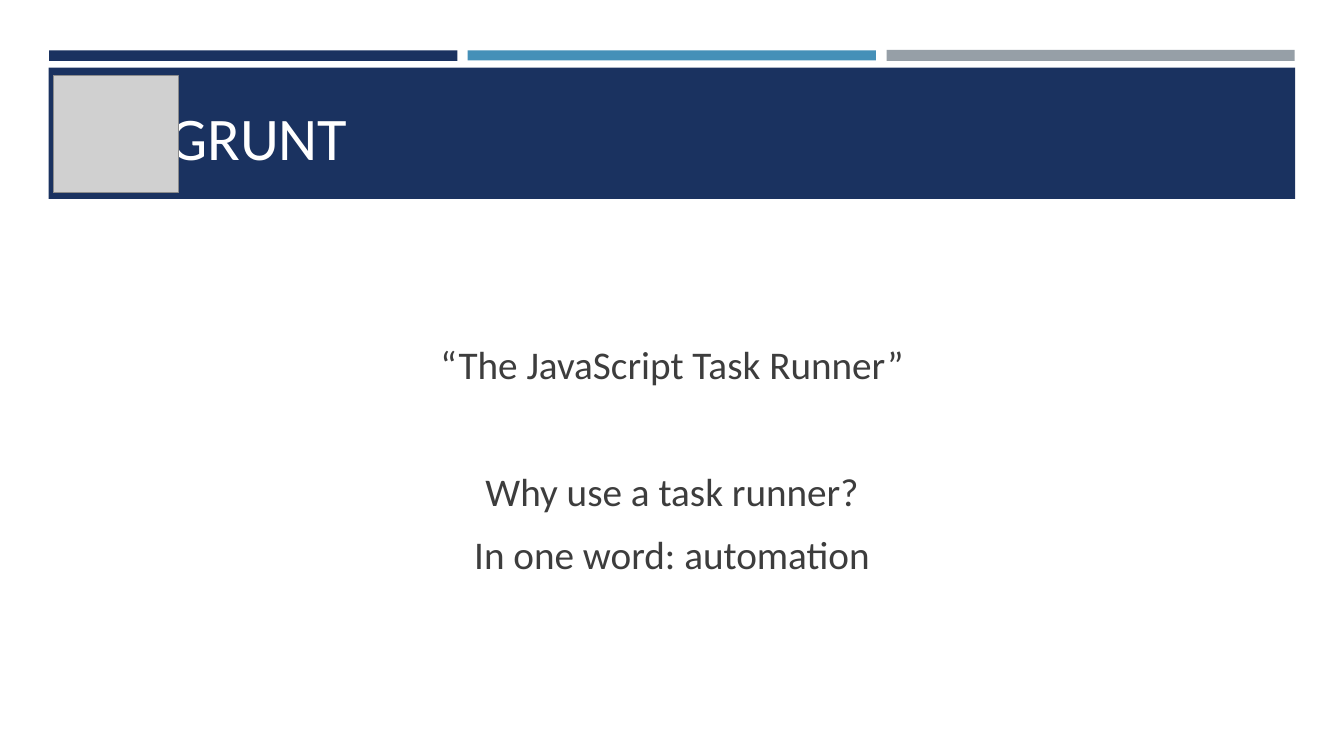
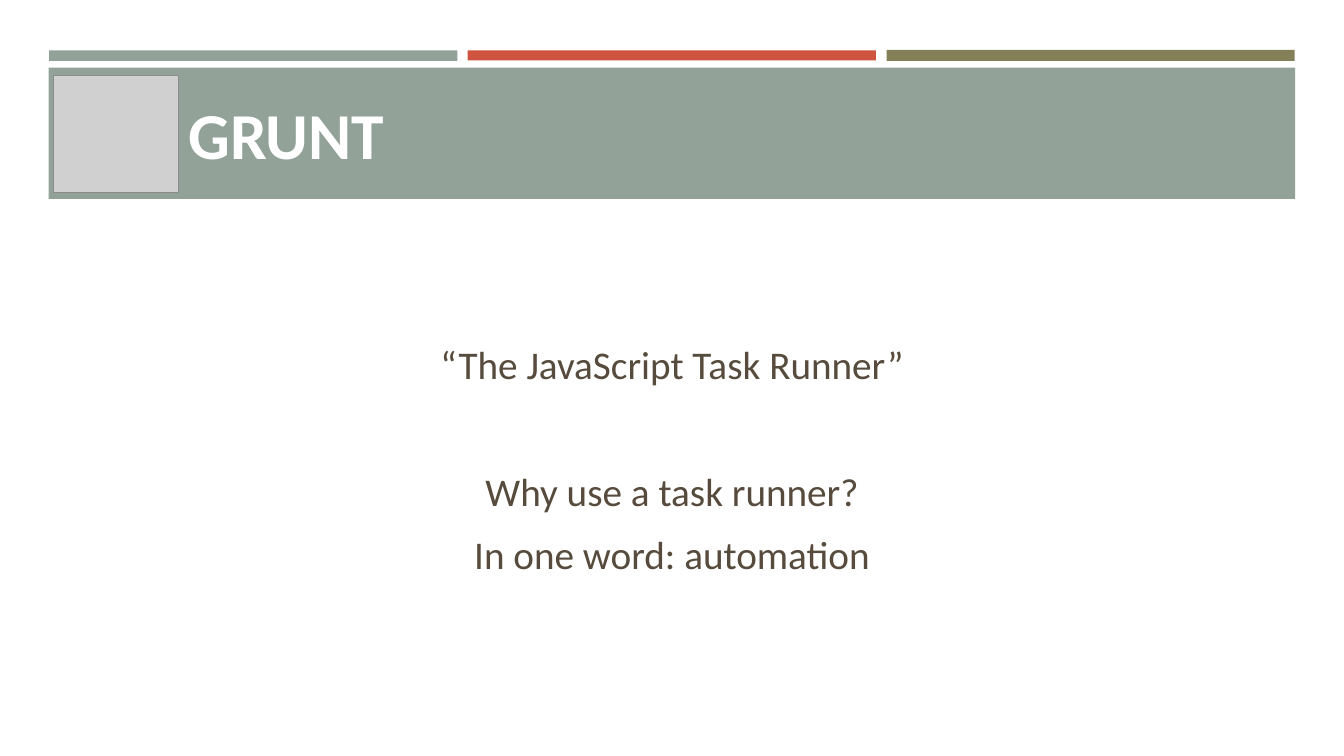
Before and after one commit to borya09/curso-vsw-herramientas-front, a slide deck: slide 5 of presentacion/presentacion.pptx (slide 4 before the commit). Drawn at 1344x756 pixels with LibreOffice and Linux fonts; fonts in the diff are those of the drawing; grey boxes stand for pictures. Boxes give left, top, right and bottom in pixels: in the first picture for what was removed or moved away, otherwise in the second. Text is boxed around its words. In the diff, an @@ line names an element or a change of style, - is before the commit and + after.

```diff
--- a/presentacion/presentacion.pptx
+++ b/presentacion/presentacion.pptx
@@ rectangle at <box>49,50,458,60</box>: fill #1A3260 to #93A299 @@
@@ rectangle at <box>468,50,876,60</box>: fill #4590B8 to #CF543F @@
@@ rectangle at <box>886,50,1295,62</box>: fill #969FA7 to #848058 @@
@@ rectangle at <box>48,68,1296,199</box>: fill #1A3260 to #93A299 @@
@@ text "GRUNT": place and size @@
-text "GRUNT" at <box>169,110,347,175</box>
+text "GRUNT" at <box>188,116,383,160</box>
@@ text "GRUNT" at <box>188,116,383,160</box>: size 43.2 to 46.8 pt, bold on @@
@@ text "“The JavaScript Task Runner”" at <box>440,351,903,570</box>: text colour #3D3D3D to #564B3C @@
```
Also in this commit, not shown: 13 other slides changed, 1 slide added, 4 other files.
